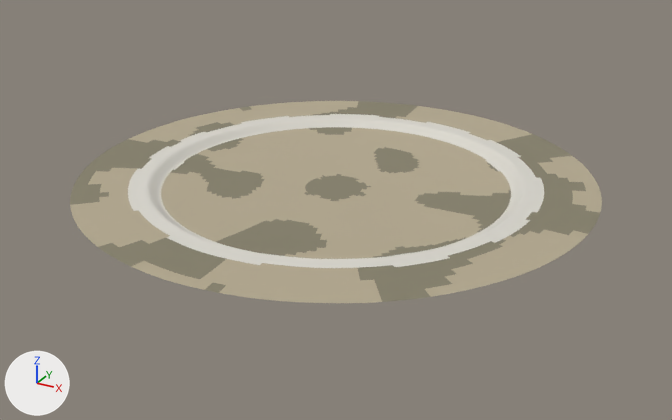
The glTF model assets/export/pool_floor.glb as it was, and as the next commit left it.
Before and after are seen from a 50 mm lens placed at (94.4, -171.6, 78.6), pointed at (1.2, -2.3, -6.1). The lights are fixed; the arrows at lower left show +X, +Y and +Z. The picture after the commit comes second. Vertices at exactly the same position are counted once.

Names of what the first picture shows: 'PoolFloor'.
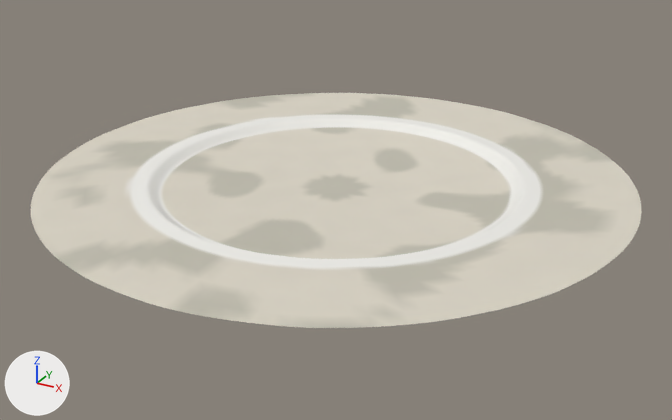
What differs and where, as boxes [x1, y1, x2, y2] in the pictures (672 x 420 px):
'PoolFloor', reshaped (15% wider, 16% taller): before [70, 101, 602, 303]; after [30, 93, 642, 328]
part 1 of me_poolfloor_mesh, added: after [30, 93, 642, 328]
part 2 of me_poolfloor_mesh, recoloured (lighter): [70, 101, 602, 303] in both
part 3 of me_poolfloor_mesh, recoloured (yellow to grey): [70, 101, 600, 302] in both
part 4 of me_poolfloor_mesh, recoloured: [128, 114, 544, 268] in both

The change, as a list of edits to the scene's bpy script:
```text
Add mat_m_poolfloor:
    mat_m_poolfloor = bpy.data.materials.new('M_PoolFloor')
    mat_m_poolfloor.use_nodes = True; mat_m_poolfloor.node_tree.nodes.clear()
    _N = mat_m_poolfloor.node_tree.nodes; _L = mat_m_poolfloor.node_tree.links
    n0 = _N.new('ShaderNodeBsdfPrincipled'); n0.name = 'Principled BSDF'
    n0.inputs[2].default_value = 0.9  # 'Roughness'
    n1 = _N.new('ShaderNodeOutputMaterial'); n1.name = 'Material Output'
    n2 = _N.new('ShaderNodeVertexColor'); n2.name = 'Color Attribute'
    _L.new(n0.outputs[0], n1.inputs[0])  # 'BSDF' to 'Surface'
    _L.new(n2.outputs[0], n0.inputs[0])  # 'Color' to 'Base Color'
Change me_poolfloor_mesh:
    used by ob_poolfloor; location = (0.0, 0.0, 0.0)
    remove me_poolfloor_mesh.from_pydata(...)  # 8577 vertices, 17024 faces; spans x -58.0..58.0, y -58.0..58.0, z -1.6..1.2
    add me_poolfloor_mesh.from_pydata(...)  # 8833 vertices, 17536 faces; spans x -66.0..66.0, y -66.0..66.0, z -1.6..1.2
    me_poolfloor_mesh part 1
    256 vertices are added at x -66.0..66.0, y -66.0..66.0, z 0.9..1.1
    512 new faces join them
    me_poolfloor_mesh part 2: 8144 faces spanning x -58.0..57.9, y -58.0..58.0, z -1.6..1.1 switch from mat_m_poolsand (beige #b5aa90) to mat_m_poolfloor
    me_poolfloor_mesh part 3: 4102 faces spanning x -57.9..58.0, y -57.7..57.7, z -1.6..1.1 switch from mat_m_poolsilt (yellow #86816c) to mat_m_poolfloor
    me_poolfloor_mesh part 4: 4778 faces spanning x -45.9..45.9, y -46.0..45.9, z -0.5..1.2 switch from mat_m_poolrimstone (light grey #dad7ce) to mat_m_poolfloor
```
